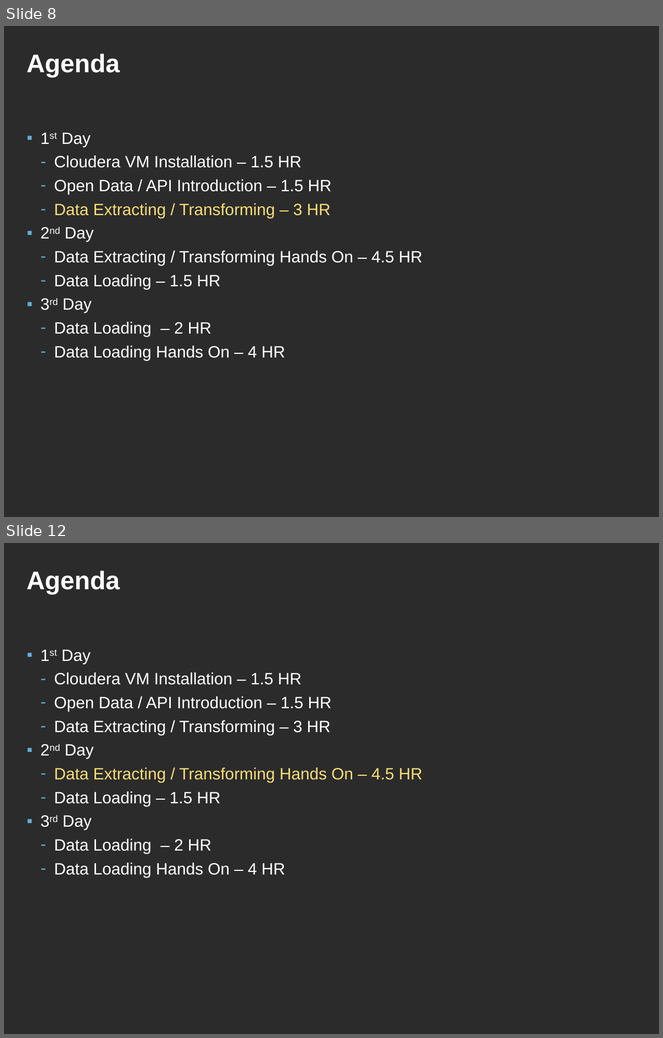
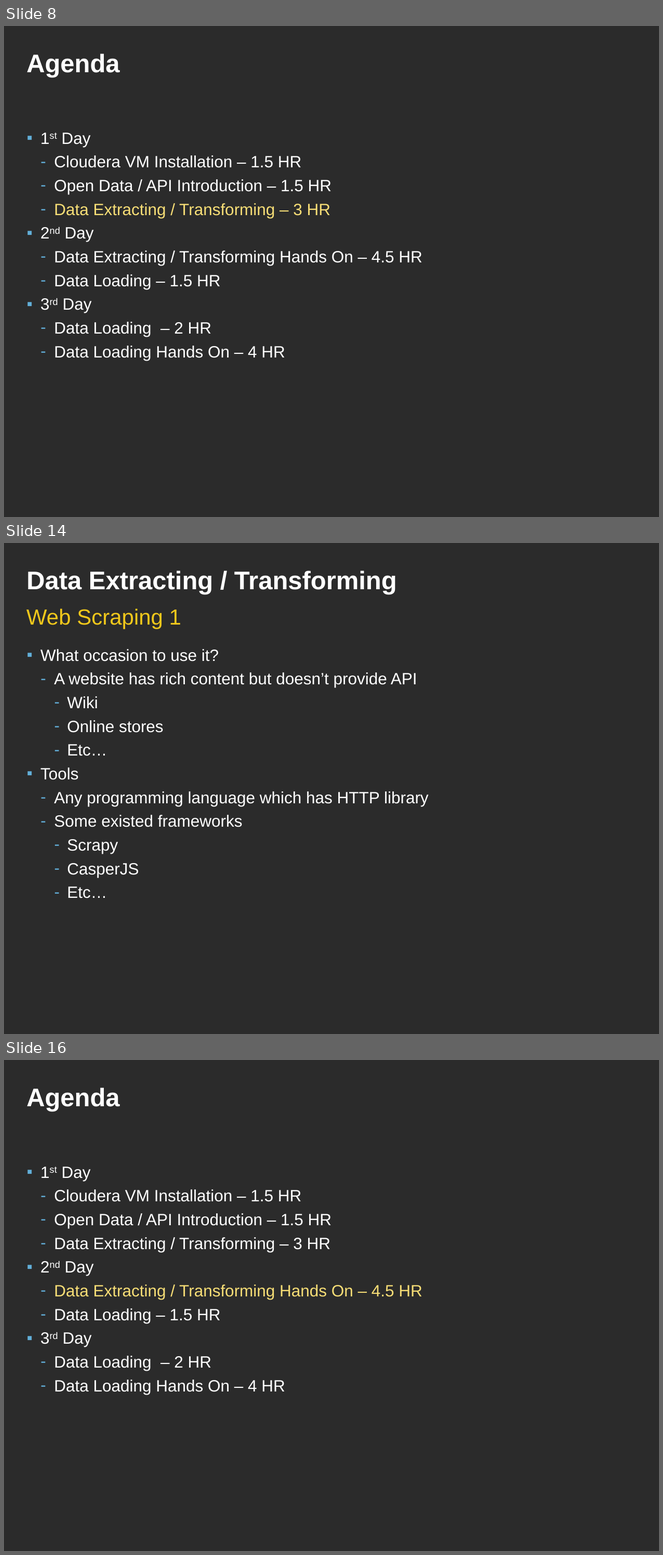
Before and after one commit to ianlin/small-data, a slide deck: training/data_etl.ppt. Shown one above the other, each under a label of ours: slides 8 and 12 before the commit, slides 8, 14 and 16 after it; the slides between them are not shown. The pictures are 663x1038 and 663x1555 pixels, drawn with LibreOffice and Linux fonts; fonts in the diff are those of the drawing; background and template pictures are left out; a plain dark background stands for a picture behind light text. Boxes give left, top, right and bottom in pixels: in the first picture for what was removed or moved away, otherwise in the second. Text is boxed around its words. In the diff, an @@ line names an element or a change of style, - is before the commit and + after.

```diff
--- a/training/data_etl.ppt
+++ b/training/data_etl.ppt
@@ slide 14 added at box(4, 543, 659, 1034), background picture (left out) @@
@@ title added at box(26, 571, 397, 594), 28 pt, text #FFFFFF, bold @@
+Data Extracting / Transforming
@@ text added at box(26, 609, 181, 629), 24 pt, text #F1C81B @@
+Web Scraping 1
@@ text added at box(40, 649, 429, 899), 18 pt, text #FFFFFF @@
+▪ What occasion to use it?
+  – A website has rich content but doesn’t provide API
+    – Wiki
+    – Online stores
+    – Etc…
+▪ Tools
+  – Any programming language which has HTTP library
+  – Some existed frameworks
+    – Scrapy
+    – CasperJS
+    – Etc…
@@ what was slide 12 is now slide 16 @@
```
Also in this commit, not shown: 4 slides changed, 5 other slides added, 2 slides removed.
